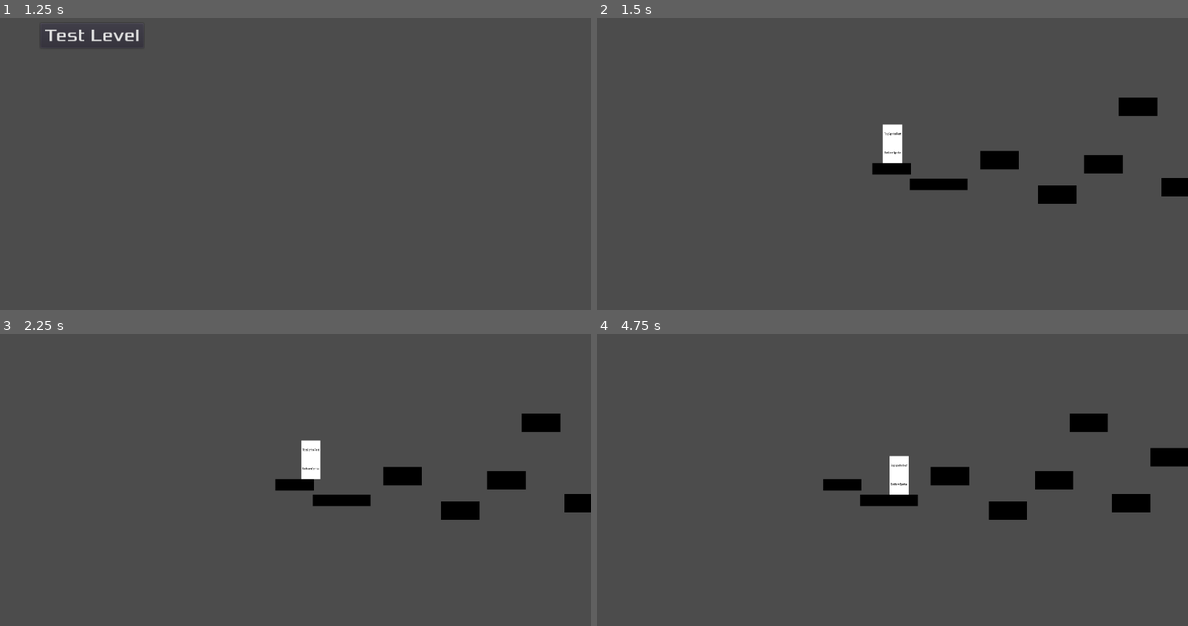
Above: before the commit, frames 1-4 (two rows, left to right).
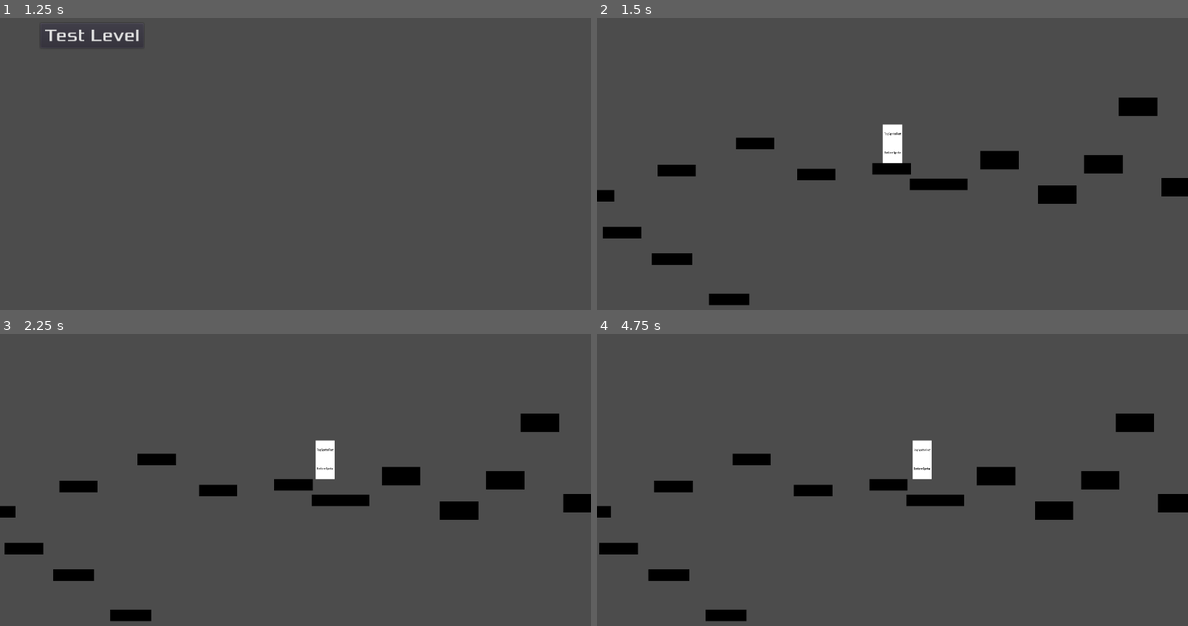
Above: after the commit, the same moments.

Repository: VeryCleverName3/Hybrid-Game-Jam
Game: Godot game, scene res://MainMenu.tscn
Two runs of this game, one before a commit and one after it. Both use one fixed random seed, a clock stepped at 60 frames per second and the inputs below.
Inputs:
- Up to frame 1 (1.25 s): click "Level Select" at 0.5 s
- Up to frame 2 (1.5 s): click "Test Level" at 1.25 s
- Up to frame 3 (2.25 s): tap Enter at 2 s; hold Right (ui_right) from 2.03 s (still down)
- Up to frame 4 (4.75 s): tap Space at 3.5 s; release Right (ui_right) at 3.53 s; hold Left (ui_left) 3.53-4.28 s; hold Right (ui_right) from 4.28 s (still down)

Frame 1 is identical in both runs. In frame 2, 1.7% of the frame differs, in the area x 0-41%, y 40-99%; in frame 3, 2.6%; in frame 4, 8.0%, in the area x 0-100%, y 27-99%.

Commit message:
Increased Player movespeed and added more blocks to test level

Diff:
--- a/src/BasicLevel.tscn
+++ b/src/BasicLevel.tscn
@@ -38,7 +38,7 @@
 editor_draw_screen = true
 editor_draw_limits = false
 editor_draw_drag_margin = true
-_sections_unfolded = [ "Drag Margin", "Editor", "Limit", "Offset", "Smoothing" ]
+_sections_unfolded = [ "Drag Margin", "Editor", "Limit", "Offset", "Smoothing", "Visibility" ]
 
 [node name="PauseScreen" parent="." index="1" instance=ExtResource( 3 )]
 
--- a/src/Player.tscn
+++ b/src/Player.tscn
@@ -36,7 +36,7 @@
 script = ExtResource( 1 )
 _sections_unfolded = [ "Transform" ]
 gravity = 300
-walkspeed = 200
+walkspeed = 400
 jumpspeed = 300
 maxNumJumps = 1
 
--- a/src/TestLevel.tscn
+++ b/src/TestLevel.tscn
@@ -3,7 +3,7 @@
 [ext_resource path="res://Block.tscn" type="PackedScene" id=1]
 [ext_resource path="res://BasicLevel.tscn" type="PackedScene" id=2]
 
-[node name="TestLevel" type="Node2D" index="0"]
+[node name="TestLevel" type="Node2D"]
 
 pause_mode = 1
 position = Vector2( 301.431, 248.117 )
@@ -45,7 +45,58 @@
 
 position = Vector2( 570.762, -31.4612 )
 
+[node name="Block6" parent="Block3" index="7" instance=ExtResource( 1 )]
+
+position = Vector2( 820.762, -37.7112 )
+
 [node name="BasicLevel" parent="." index="3" instance=ExtResource( 2 )]
 
 _sections_unfolded = [ "Transform" ]
 startPosition = Vector2( 50, 180 )
+
+[node name="Block4" parent="." index="4" instance=ExtResource( 1 )]
+
+position = Vector2( 1127.57, 845.631 )
+scale = Vector2( 14.0805, 0.670121 )
+
+[node name="Block5" parent="." index="5" instance=ExtResource( 1 )]
+
+position = Vector2( 234.477, 784.447 )
+scale = Vector2( 3.13756, 1 )
+
+[node name="Block6" parent="." index="6" instance=ExtResource( 1 )]
+
+position = Vector2( -1.01569, 743.796 )
+scale = Vector2( 1.061, 1 )
+
+[node name="Block" parent="Block6" index="2" instance=ExtResource( 1 )]
+
+position = Vector2( -205.676, -68.3245 )
+
+[node name="Block2" parent="Block6" index="3" instance=ExtResource( 1 )]
+
+position = Vector2( -352.086, -159.424 )
+
+[node name="Block3" parent="Block6" index="4" instance=ExtResource( 1 )]
+
+position = Vector2( -491.988, -263.537 )
+
+[node name="Block7" parent="." index="7" instance=ExtResource( 1 )]
+
+position = Vector2( -723.692, 314.472 )
+
+[node name="Block8" parent="." index="8" instance=ExtResource( 1 )]
+
+position = Vector2( -510.927, 248.615 )
+
+[node name="Block9" parent="." index="9" instance=ExtResource( 1 )]
+
+position = Vector2( -307.239, 177.823 )
+
+[node name="Block10" parent="." index="10" instance=ExtResource( 1 )]
+
+position = Vector2( -147.815, 259.162 )
+
+[node name="Block11" parent="." index="11" instance=ExtResource( 1 )]
+
+position = Vector2( -652.766, 411.414 )
